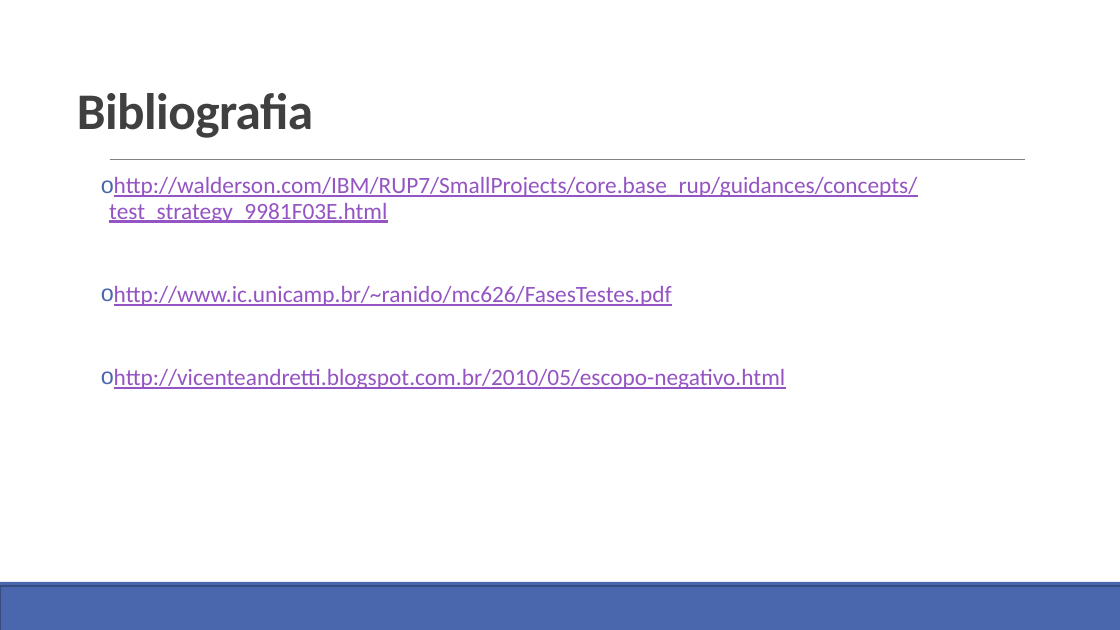
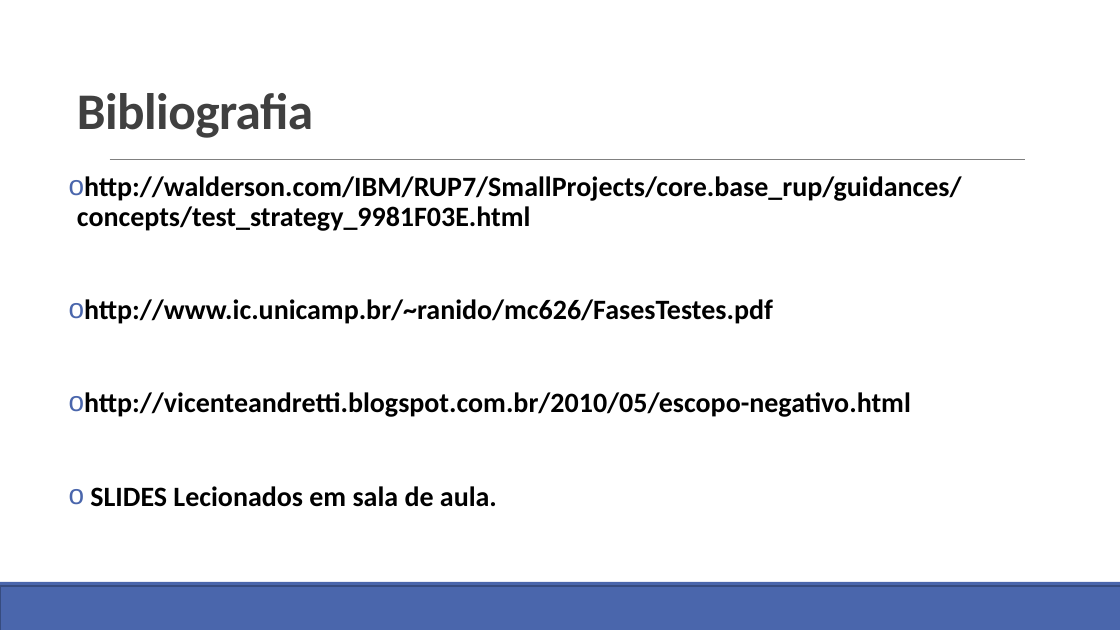
Before and after one commit to richardsontiburcio/TesteDeSoftware, a slide deck: slide 13 of CT-Apresentacao/Apresentacao.pptx. Drawn at 1120x630 pixels with LibreOffice and Linux fonts; fonts in the diff are those of the drawing. Boxes give left, top, right and bottom in pixels: in the first picture for what was removed or moved away, otherwise in the second. Text is boxed around its words. In the diff, an @@ line names an element or a change of style, - is before the commit and + after.

```diff
--- a/CT-Apresentacao/Apresentacao.pptx
+++ b/CT-Apresentacao/Apresentacao.pptx
@@ text "http://walderson.com/IBM/RUP7/SmallProjects/core.base_rup/gu ..." moved from (x1=109, y1=177, x2=918, y2=389) to (x1=77, y1=176, x2=962, y2=507) @@
@@ text at (x1=77, y1=176, x2=962, y2=417): size 20 to 24 pt, text colour #9454C3 to #000000, bold on, underline off in "http://walderson.com/IBM/RUP7/SmallProjects/core.base_rup/gu ...", "http://www.ic.unicamp.br/~ranido/mc626/FasesTestes.pdf", "http://vicenteandretti.blogspot.com.br/2010/05/escopo-negati ..." @@
@@ text at (x1=90, y1=486, x2=497, y2=507): paragraph added @@
+o SLIDES Lecionados em sala de aula.
```
Also in this commit, not shown: 5 other slides changed.
